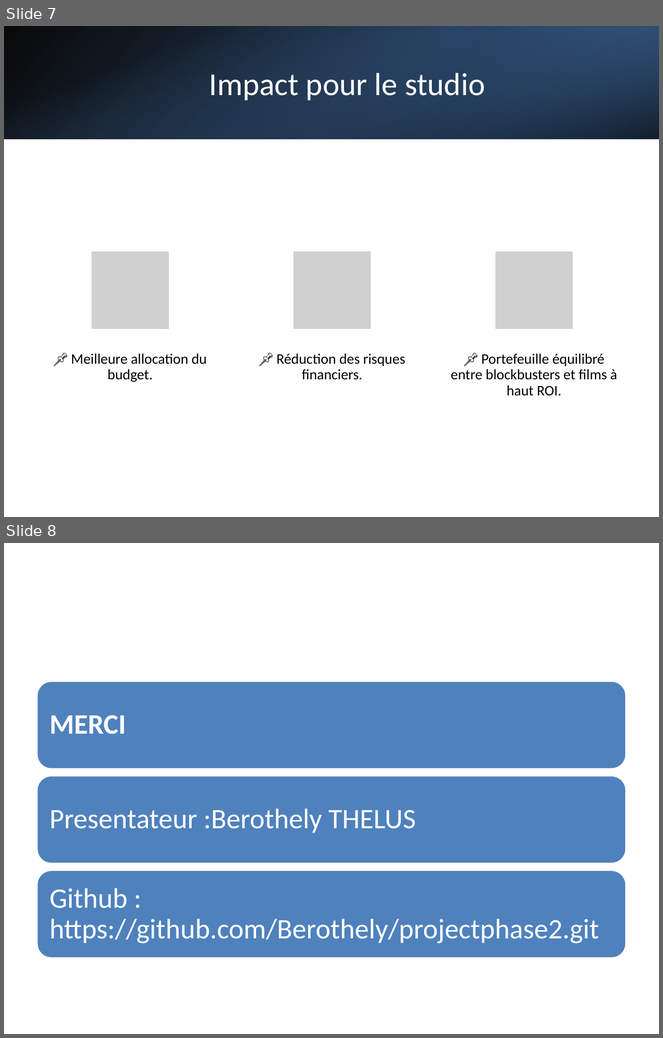
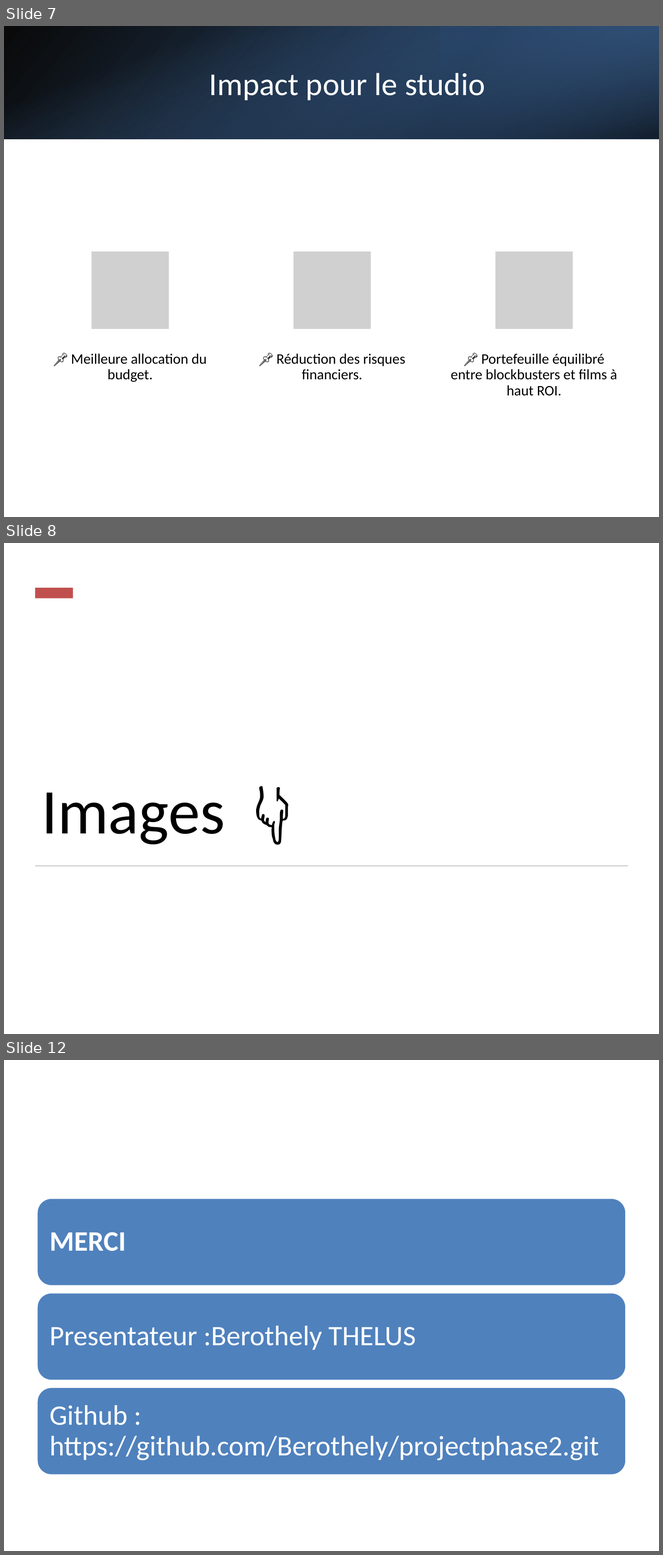
Before and after one commit to Berothely/projectphase2, a slide deck: non-technical_presentation.pptx. Shown one above the other, each under a label of ours: slides 7 and 8 before the commit, slides 7, 8 and 12 after it; the slides between them are not shown. The pictures are 663x1038 and 663x1555 pixels, drawn with LibreOffice and Linux fonts; fonts in the diff are those of the drawing; grey boxes stand for pictures. Boxes give left, top, right and bottom in pixels: in the first picture for what was removed or moved away, otherwise in the second. Text is boxed around its words. In the diff, an @@ line names an element or a change of style, - is before the commit and + after.

```diff
--- a/non-technical_presentation.pptx
+++ b/non-technical_presentation.pptx
@@ slide 8 added at <box>4,543,659,1034</box>, background #FFFFFF @@
@@ rectangle added at <box>35,588,73,599</box>, fill #C0504D @@
@@ title added at <box>41,793,224,845</box>, 70 pt, text #000000 @@
+Images 👇
@@ rectangle added at <box>35,865,628,866</box>, fill #D5D5D5 @@
@@ what was slide 8 is now slide 12 @@
```
Also in this commit, not shown: 3 other slides added.
